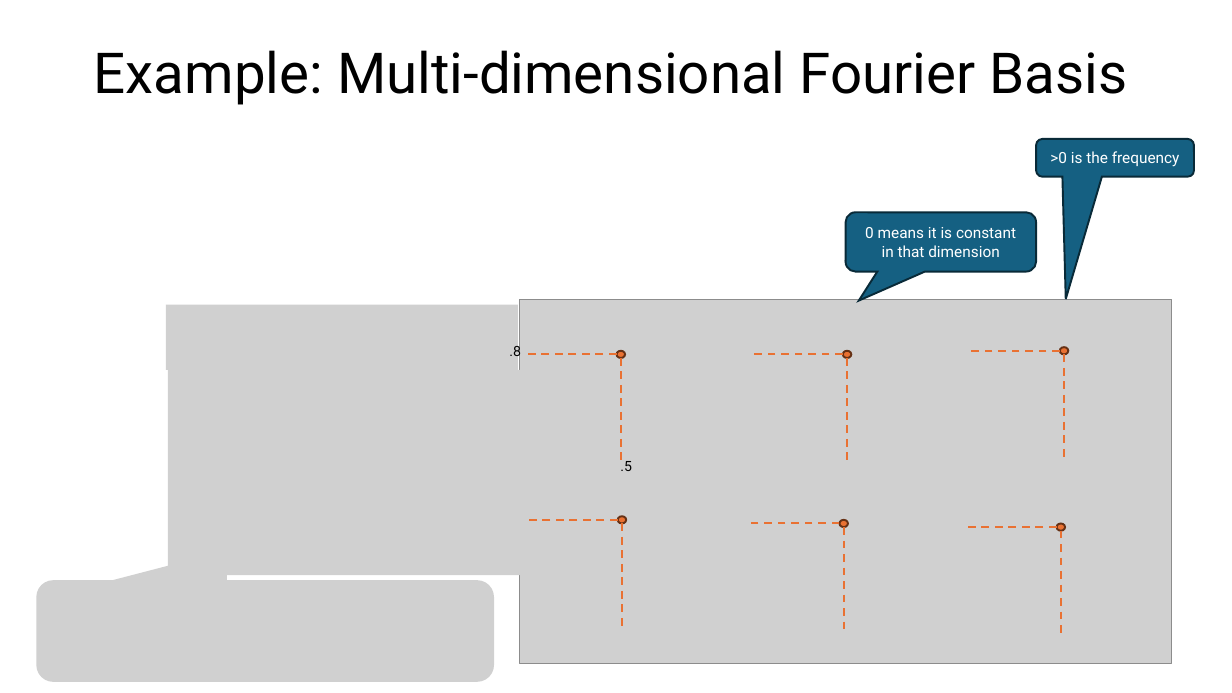
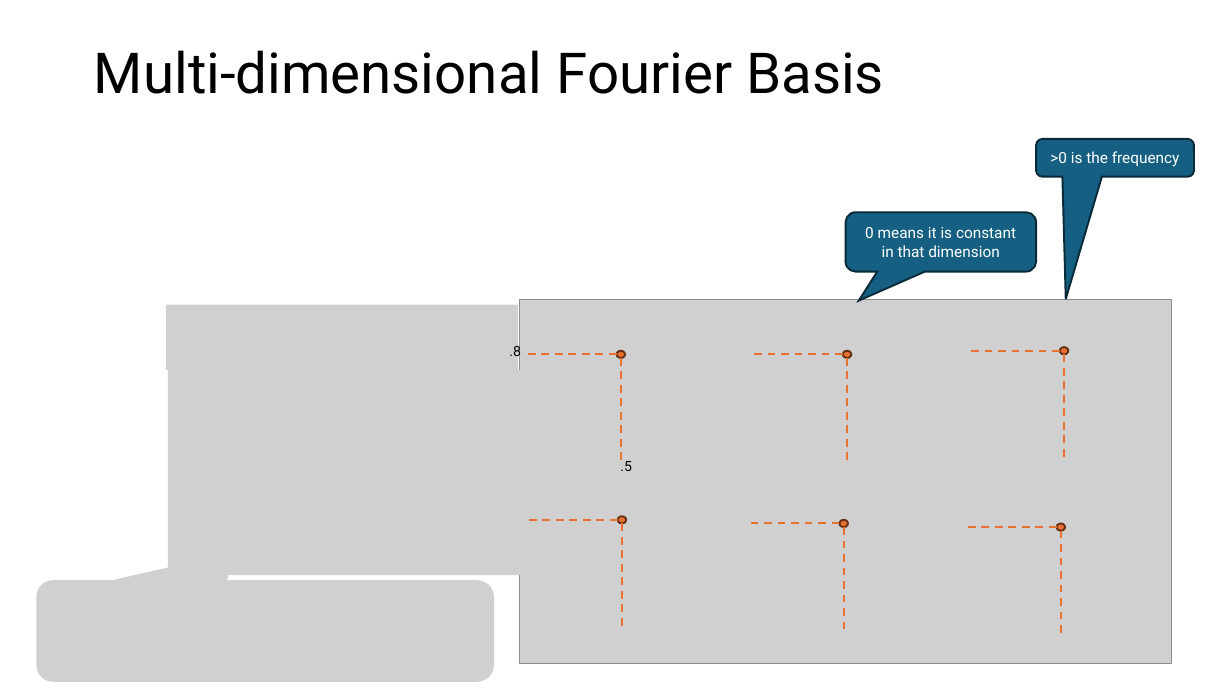
Before and after one commit to mhahsler/Introduction_to_Reinforcement_Learning, a slide deck: slide 23 of slides/Lecture_Chapter09.pptx (slide 21 before the commit). Drawn at 1232x693 pixels with LibreOffice and Linux fonts; fonts in the diff are those of the drawing; grey boxes stand for pictures. Boxes give left, top, right and bottom in pixels: in the first picture for what was removed or moved away, otherwise in the second. Text is boxed around its words. In the diff, an @@ line names an element or a change of style, - is before the commit and + after.

```diff
--- a/slides/Lecture_Chapter09.pptx
+++ b/slides/Lecture_Chapter09.pptx
@@ title at bbox=[94, 50, 884, 94]: text changed @@
-Example: Multi-dimensional Fourier Basis
+Multi-dimensional Fourier Basis
```
Also in this commit, not shown: 14 other slides changed, 4 slides added, 3 slides removed, 5 other files.
